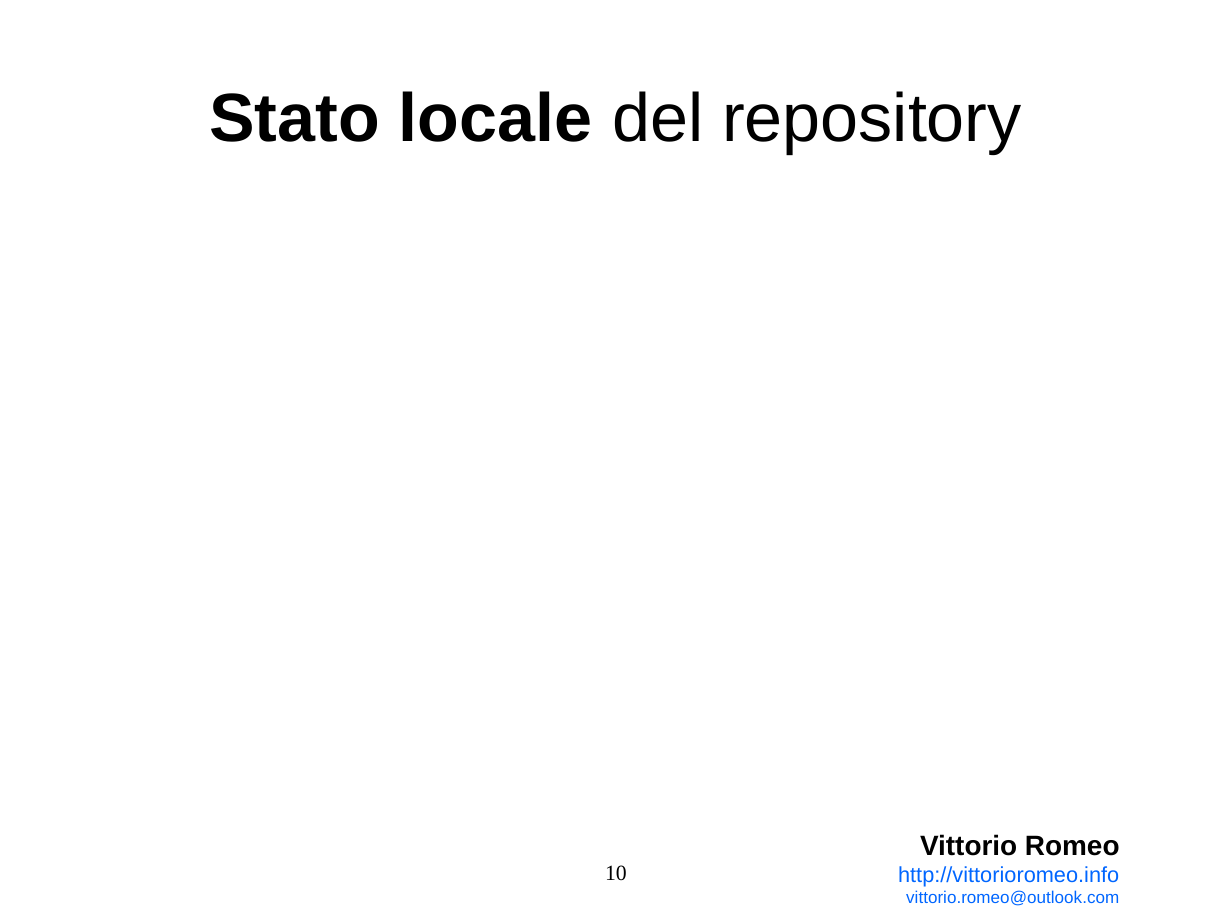
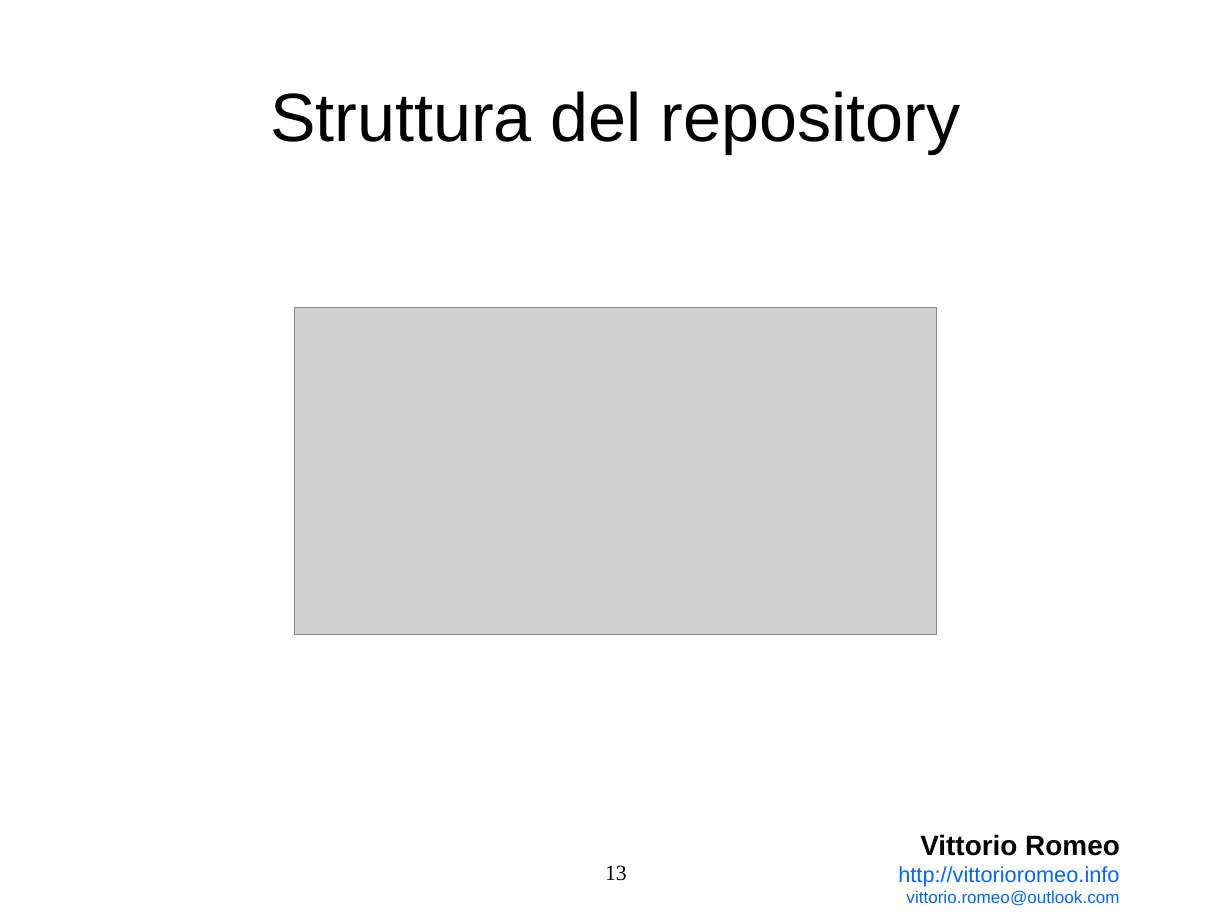
Before and after one commit to vittorioromeo/linuxDay2014, a slide deck: slide 13 of presentation.odp (slide 10 before the commit). Drawn at 1232x924 pixels with LibreOffice and Linux fonts; fonts in the diff are those of the drawing; grey boxes stand for pictures; background and template pictures are left out. Boxes give left, top, right and bottom in pixels: in the first picture for what was removed or moved away, otherwise in the second. Text is boxed around its words. In the diff, an @@ line names an element or a change of style, - is before the commit and + after.

```diff
--- a/presentation.odp
+++ b/presentation.odp
@@ title at (270,91,961,153): text changed @@
-Stato locale del repository
+Struttura del repository
@@ picture added at (295,307,938,635) @@
@@ page number at (605,865,627,881): text changed @@
-10
+13
```
Also in this commit, not shown: 4 other slides changed, 12 slides added, 10 slides removed, 13 other files.
